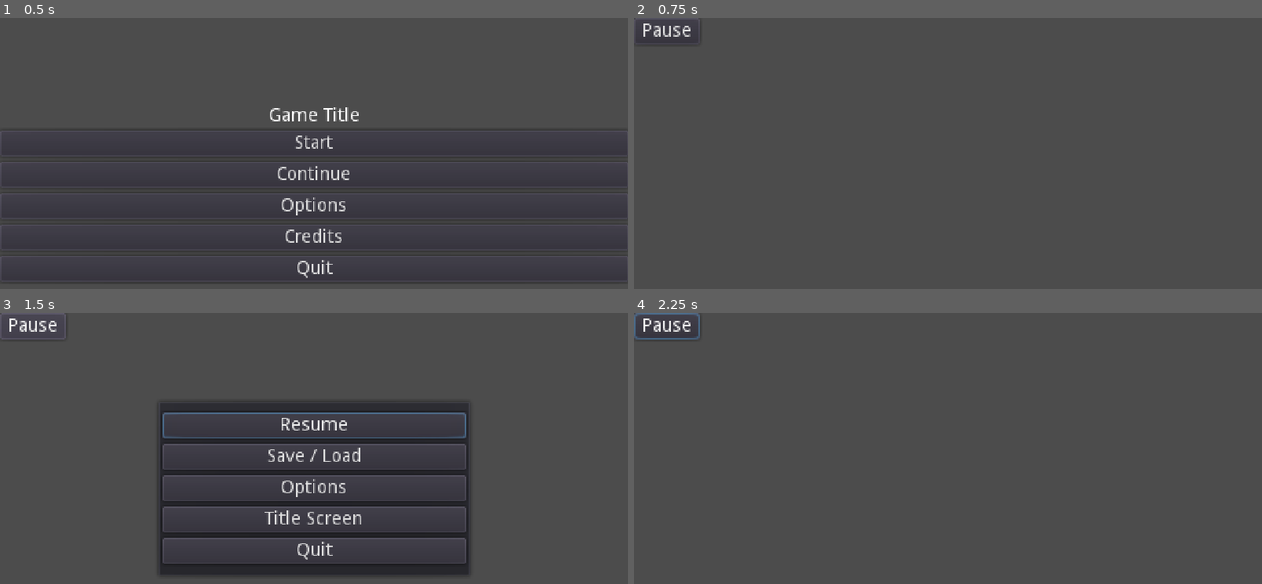
Above: before the commit, frames 1-4 (two rows, left to right).
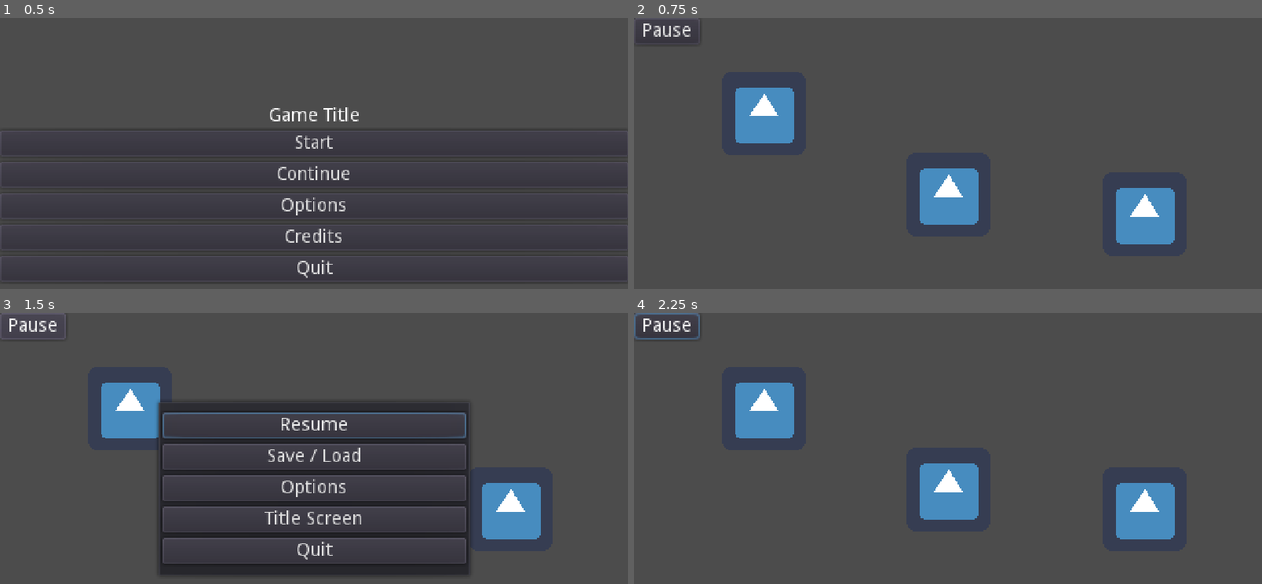
Above: after the commit, the same moments.

Repository: ShatReal/aoe-jam
Game: Godot game, scene res://scenes/main/main.tscn
The game is run twice, just before and just after one commit, with the same random seed, the same clock (stepped at 60 frames per second) and the same inputs. The engine's default icon, where the game draws it, is replaced by a stand-in: a white triangle on a blue panel in a dark square.
Inputs:
- Up to frame 1 (0.5 s): no input
- Up to frame 2 (0.75 s): click "Start" at 0.5 s
- Up to frame 3 (1.5 s): click "Pause" at 1.25 s
- Up to frame 4 (2.25 s): click "Resume" at 2 s

Frame 1 is identical in both runs. In frame 2, 5.8% of the frame differs, in the area x 16-87%, y 25-84%; in frame 3, 3.8%; in frame 4, 5.8%.

Commit message:
Added test character with test dialogue

Diff:
--- a/project.godot
+++ b/project.godot
@@ -88,6 +88,11 @@
 "events": [ Object(InputEventMouseButton,"resource_local_to_scene":false,"resource_name":"","device":0,"alt":false,"shi …(212 unchanged characters)…
  ]
 }
+interact={
+"deadzone": 0.5,
+"events": [ Object(InputEventKey,"resource_local_to_scene":false,"resource_name":"","device":0,"alt":false,"shift":false,"control":false,"meta":false,"command":false,"pressed":false,"scancode":32,"unicode":0,"echo":false,"script":null)
+ ]
+}
 
 [rendering]
 
--- /dev/null
+++ b/scenes/interactables/interactable.gd
@@ -0,0 +1,10 @@
+extends StaticBody2D
+
+
+signal show_dialogue(dialogue)
+
+export(String, MULTILINE) var dialogue: String
+
+
+func interact() -> void:
+	emit_signal("show_dialogue", dialogue)
--- /dev/null
+++ b/scenes/interactables/interactable.tscn
@@ -0,0 +1,27 @@
+[gd_scene load_steps=5 format=2]
+
+[ext_resource path="res://icon.png" type="Texture" id=1]
+[ext_resource path="res://scenes/interactables/interactable.gd" type="Script" id=2]
+
+[sub_resource type="RectangleShape2D" id=1]
+extents = Vector2( 32, 32 )
+
+[sub_resource type="CircleShape2D" id=2]
+radius = 50.0
+
+[node name="Interactable" type="StaticBody2D" groups=[
+"interactable",
+]]
+script = ExtResource( 2 )
+dialogue = "This is a test dialogue."
+
+[node name="Sprite" type="Sprite" parent="."]
+texture = ExtResource( 1 )
+
+[node name="CollisionShape2D" type="CollisionShape2D" parent="."]
+shape = SubResource( 1 )
+
+[node name="Area2D" type="Area2D" parent="."]
+
+[node name="CollisionShape2D" type="CollisionShape2D" parent="Area2D"]
+shape = SubResource( 2 )
--- a/scenes/pause/pause.tscn
+++ b/scenes/pause/pause.tscn
@@ -8,7 +8,6 @@
 _title_screen = "res://scenes/main_menu/main_menu.tscn"
 
 [node name="PausePop" type="PopupPanel" parent="."]
-visible = true
 anchor_left = 0.5
 anchor_top = 0.5
 anchor_right = 0.5
--- /dev/null
+++ b/scenes/player/player.gd
@@ -0,0 +1,33 @@
+extends KinematicBody2D
+
+
+const _MAX_SPEED := 200
+const _FRICTION := 1000
+const _ACCELERATION := 800
+
+var can_move := true
+var _velocity := Vector2()
+
+
+func _physics_process(delta: float) -> void:
+	if can_move:
+		var input := Vector2(
+			Input.get_action_strength("right") - Input.get_action_strength("left"),
+			Input.get_action_strength("down") - Input.get_action_strength("up")
+		)
+		input = input.normalized()
+		if input == Vector2.ZERO:
+			_velocity = _velocity.move_toward(Vector2.ZERO, _FRICTION * delta)
+		else:
+			_velocity = _velocity.move_toward(input * _MAX_SPEED, _ACCELERATION * delta)
+		_velocity = move_and_slide(_velocity)
+
+
+func _unhandled_input(event: InputEvent) -> void:
+	if event.is_action_pressed("interact") and can_move:
+		for area in $Detector.get_overlapping_areas():
+			if area.get_parent().has_method("interact"):
+				area.get_parent().interact()
+				can_move = false
+				get_tree().set_input_as_handled()
+				break
--- /dev/null
+++ b/scenes/player/player.tscn
@@ -0,0 +1,27 @@
+[gd_scene load_steps=5 format=2]
+
+[ext_resource path="res://scenes/player/player.gd" type="Script" id=1]
+[ext_resource path="res://icon.png" type="Texture" id=2]
+
+[sub_resource type="RectangleShape2D" id=1]
+extents = Vector2( 32, 32 )
+
+[sub_resource type="CircleShape2D" id=2]
+radius = 50.0
+
+[node name="Player" type="KinematicBody2D"]
+script = ExtResource( 1 )
+
+[node name="Sprite" type="Sprite" parent="."]
+texture = ExtResource( 2 )
+
+[node name="CollisionShape2D" type="CollisionShape2D" parent="."]
+shape = SubResource( 1 )
+
+[node name="Camera2D" type="Camera2D" parent="."]
+current = true
+
+[node name="Detector" type="Area2D" parent="."]
+
+[node name="CollisionShape2D" type="CollisionShape2D" parent="Detector"]
+shape = SubResource( 2 )
--- a/scenes/player/player_click.gd
+++ /dev/null
@@ -1,25 +0,0 @@
-extends KinematicBody2D
-
-
-const _MAX_SPEED := 200
-const _FRICTION := 1000
-const _ACCELERATION := 800
-
-var _velocity := Vector2()
-var _dest
-
-
-func _physics_process(delta: float) -> void:
-	if _dest and _MAX_SPEED * delta > position.distance_to(_dest):
-		_dest = null
-	if _dest:
-		var dir := position.direction_to(_dest)
-		_velocity = _velocity.move_toward(dir * _MAX_SPEED, _ACCELERATION * delta)
-	else:
-		_velocity = _velocity.move_toward(Vector2.ZERO, _FRICTION * delta)
-	_velocity = move_and_slide(_velocity)
-
-
-func _unhandled_input(event: InputEvent) -> void:
-	if event.is_action_pressed("click"):
-		_dest = get_global_mouse_position()
--- a/scenes/player/player_click.tscn
+++ /dev/null
@@ -1,15 +0,0 @@
-[gd_scene load_steps=3 format=2]
-
-[ext_resource path="res://icon.png" type="Texture" id=1]
-[ext_resource path="res://scenes/player/player_click.gd" type="Script" id=2]
-
-[node name="KinematicBody2D" type="KinematicBody2D"]
-script = ExtResource( 2 )
-
-[node name="Sprite" type="Sprite" parent="."]
-texture = ExtResource( 1 )
-
-[node name="CollisionShape2D" type="CollisionShape2D" parent="."]
-
-[node name="Camera2D" type="Camera2D" parent="."]
-current = true
--- a/scenes/player/player_platformer.gd
+++ /dev/null
@@ -1,24 +0,0 @@
-extends KinematicBody2D
-
-
-const _MAX_SPEED := 200
-const _FRICTION := 1000
-const _ACCELERATION := 800
-const _GRAVITY := 1000
-const _JUMP_FORCE := 400
-
-var _velocity := Vector2()
-
-onready var _ray_cast := $RayCast2D
-
-
-func _physics_process(delta: float) -> void:
-	var input := Input.get_action_strength("right") - Input.get_action_strength("left")
-	if input == 0.0:
-		_velocity.x = move_toward(_velocity.x, 0, _FRICTION * delta)
-	else:
-		_velocity.x = move_toward(_velocity.x, input * _MAX_SPEED, _ACCELERATION * delta)
-	_velocity.y += _GRAVITY * delta
-	if _ray_cast.is_colliding() and Input.is_action_just_pressed("up"):
-		_velocity.y -= _JUMP_FORCE
-	_velocity = move_and_slide(_velocity)
--- a/scenes/player/player_platformer.tscn
+++ /dev/null
@@ -1,18 +0,0 @@
-[gd_scene load_steps=3 format=2]
-
-[ext_resource path="res://scenes/player/player_platformer.gd" type="Script" id=1]
-[ext_resource path="res://icon.png" type="Texture" id=2]
-
-[node name="KinematicBody2D" type="KinematicBody2D"]
-script = ExtResource( 1 )
-
-[node name="Sprite" type="Sprite" parent="."]
-texture = ExtResource( 2 )
-
-[node name="CollisionShape2D" type="CollisionShape2D" parent="."]
-
-[node name="Camera2D" type="Camera2D" parent="."]
-current = true
-
-[node name="RayCast2D" type="RayCast2D" parent="."]
-enabled = true
--- a/scenes/player/player_tank.gd
+++ /dev/null
@@ -1,23 +0,0 @@
-extends KinematicBody2D
-
-
-const _ROT_SPEED := PI
-const _MAX_SPEED := 200
-const _FRICTION := 1000
-const _ACCELERATION := 800
-
-var _velocity := Vector2()
-
-
-func _physics_process(delta: float) -> void:
-	var rotation_input := Input.get_action_strength("right") - Input.get_action_strength("left")
-	var movement_input := Input.get_action_strength("up") - Input.get_action_strength("down")
-	rotation += rotation_input * _ROT_SPEED * delta
-	if movement_input == 0.0:
-		_velocity = _velocity.move_toward(Vector2.ZERO, _FRICTION * delta)
-	else:
-		_velocity = _velocity.move_toward(
-			Vector2.RIGHT.rotated(rotation) * _MAX_SPEED * movement_input,
-			_ACCELERATION * delta
-		)
-	_velocity = move_and_slide(_velocity)
--- a/scenes/player/player_tank.tscn
+++ /dev/null
@@ -1,16 +0,0 @@
-[gd_scene load_steps=3 format=2]
-
-[ext_resource path="res://icon.png" type="Texture" id=1]
-[ext_resource path="res://scenes/player/player_tank.gd" type="Script" id=2]
-
-[node name="Player" type="KinematicBody2D"]
-script = ExtResource( 2 )
-
-[node name="Sprite" type="Sprite" parent="."]
-rotation = 1.5708
-texture = ExtResource( 1 )
-
-[node name="CollisionShape2D" type="CollisionShape2D" parent="."]
-
-[node name="Camera2D" type="Camera2D" parent="."]
-current = true
--- a/scenes/player/player_top_down.gd
+++ /dev/null
@@ -1,21 +0,0 @@
-extends KinematicBody2D
-
-
-const _MAX_SPEED := 200
-const _FRICTION := 1000
-const _ACCELERATION := 800
-
-var _velocity := Vector2()
-
-
-func _physics_process(delta: float) -> void:
-	var input := Vector2(
-		Input.get_action_strength("right") - Input.get_action_strength("left"),
-		Input.get_action_strength("down") - Input.get_action_strength("up")
-	)
-	input = input.normalized()
-	if input == Vector2.ZERO:
-		_velocity = _velocity.move_toward(Vector2.ZERO, _FRICTION * delta)
-	else:
-		_velocity = _velocity.move_toward(input * _MAX_SPEED, _ACCELERATION * delta)
-	_velocity = move_and_slide(_velocity)
--- a/scenes/player/player_top_down.tscn
+++ /dev/null
@@ -1,15 +0,0 @@
-[gd_scene load_steps=3 format=2]
-
-[ext_resource path="res://scenes/player/player_top_down.gd" type="Script" id=1]
-[ext_resource path="res://icon.png" type="Texture" id=2]
-
-[node name="Player" type="KinematicBody2D"]
-script = ExtResource( 1 )
-
-[node name="Sprite" type="Sprite" parent="."]
-texture = ExtResource( 2 )
-
-[node name="CollisionShape2D" type="CollisionShape2D" parent="."]
-
-[node name="Camera2D" type="Camera2D" parent="."]
-current = true
--- a/scenes/world/world.gd
+++ b/scenes/world/world.gd
@@ -1,5 +1,21 @@
 extends Node
+
+
+func _ready() -> void:
+	for i in get_tree().get_nodes_in_group("interactable"):
+		i.connect("show_dialogue", self, "_on_dialogue_triggered")
+
+
+func _unhandled_input(event: InputEvent) -> void:
+	if event.is_action_pressed("interact") and $UI/Dialogue.visible:
+		$UI/Dialogue.hide()
+		$Player.can_move = true
 
 
 func _on_pause_pressed() -> void:
 	Pause.show_pause()
+
+
+func _on_dialogue_triggered(dialogue: String) -> void:
+	$UI/Dialogue.show()
+	$UI/Dialogue/Text.bbcode_text = dialogue
--- a/scenes/world/world.tscn
+++ b/scenes/world/world.tscn
@@ -1,7 +1,9 @@
-[gd_scene load_steps=3 format=2]
+[gd_scene load_steps=5 format=2]
 
 [ext_resource path="res://scenes/world/world.gd" type="Script" id=1]
 [ext_resource path="res://scenes/pause/pause.tscn" type="PackedScene" id=2]
+[ext_resource path="res://scenes/player/player.tscn" type="PackedScene" id=3]
+[ext_resource path="res://scenes/interactables/interactable.tscn" type="PackedScene" id=4]
 
 [node name="World" type="Node"]
 script = ExtResource( 1 )
@@ -18,6 +20,36 @@
 "_edit_use_anchors_": false
 }
 
+[node name="Dialogue" type="PanelContainer" parent="UI"]
+visible = false
+anchor_top = 1.0
+anchor_right = 1.0
+anchor_bottom = 1.0
+margin_top = -100.0
+rect_min_size = Vector2( 480, 100 )
+__meta__ = {
+"_edit_use_anchors_": false
+}
+
+[node name="Text" type="RichTextLabel" parent="UI/Dialogue"]
+margin_left = 7.0
+margin_top = 7.0
+margin_right = 473.0
+margin_bottom = 93.0
+size_flags_horizontal = 3
+size_flags_vertical = 3
+bbcode_enabled = true
+
 [node name="PausePop" parent="." instance=ExtResource( 2 )]
 
+[node name="Player" parent="." instance=ExtResource( 3 )]
+position = Vector2( 138, 94 )
+
+[node name="Interactable" parent="." instance=ExtResource( 4 )]
+position = Vector2( -3, 32 )
+
+[node name="Interactable2" parent="." instance=ExtResource( 4 )]
+position = Vector2( 288, 109 )
+dialogue = "More test dialogue."
+
 [connection signal="pressed" from="UI/Pause" to="." method="_on_pause_pressed"]
